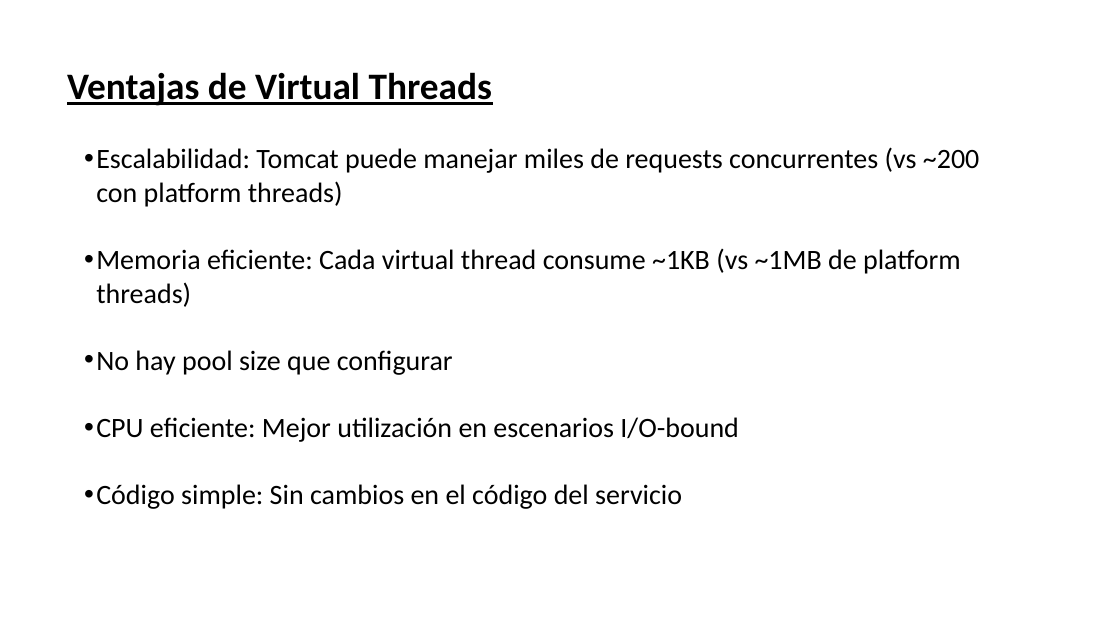
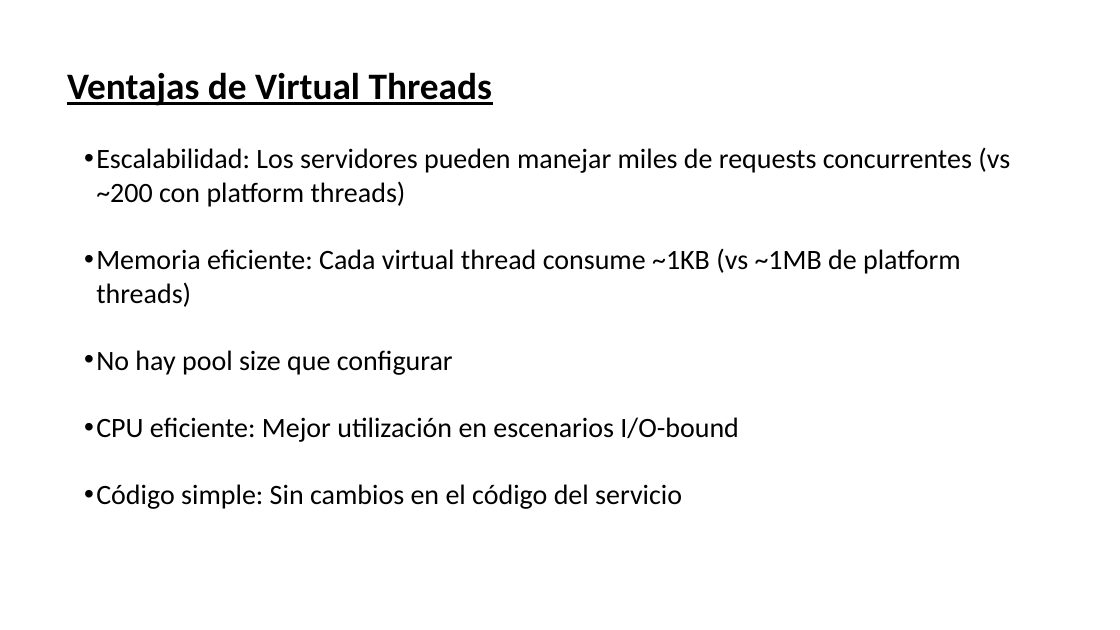
Before and after one commit to bjabinn/javaDarkThreads, a slide deck: slide 9 of Presentation1.pptx. Drawn at 1120x630 pixels with LibreOffice and Linux fonts; fonts in the diff are those of the drawing. Boxes give left, top, right and bottom in pixels: in the first picture for what was removed or moved away, otherwise in the second. Text is boxed around its words. In the diff, an @@ line names an element or a change of style, - is before the commit and + after.

```diff
--- a/Presentation1.pptx
+++ b/Presentation1.pptx
@@ text at [96, 148, 1010, 207]: text changed @@
-• Escalabilidad: Tomcat puede manejar miles de requests concurrentes (vs ~200 con platform threads)
+• Escalabilidad: Los servidores pueden manejar miles de requests concurrentes (vs ~200 con platform threads)
```
Also in this commit, not shown: 4 other slides changed, 4 other files.
